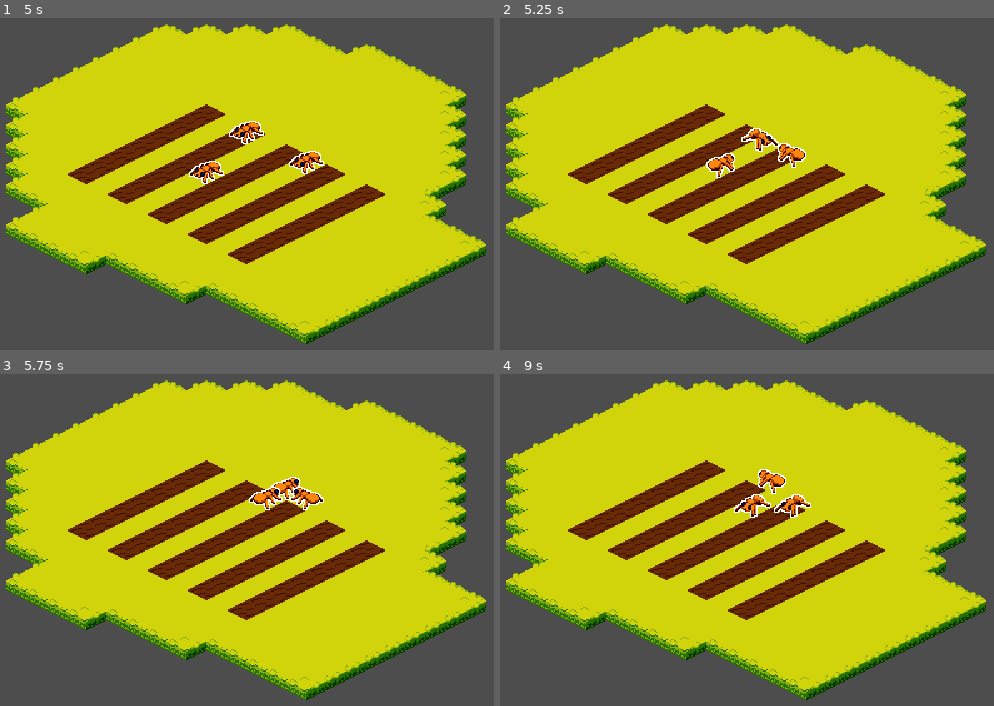
Above: before the commit, frames 1-4 (two rows, left to right).
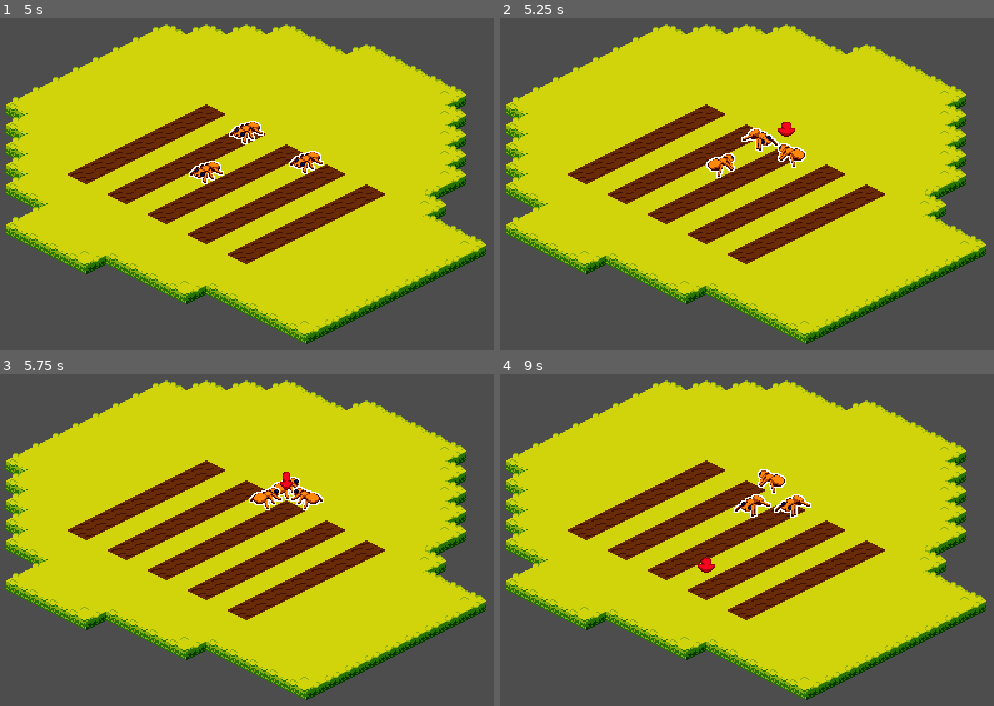
Above: after the commit, the same moments.

Repository: matthewkayin/critter-farm
Game: Godot game, scene res://world.tscn
The game is run twice, just before and just after one commit, with the same random seed, the same clock (stepped at 60 frames per second) and the same inputs.
Inputs (mouse positions are in pixels of both pictures, inside the frame that each line leads up to):
- Up to frame 1 (5 s): tap Enter at 0.5, 2, 3.5 s; move the mouse to (419, 110) at 0.52 s; right-click (419, 110) at 0.6 s; tap Space at 1.25, 2.75, 4.25 s; move the mouse to (83, 157) at 1.27 s; click (83, 157) at 1.35 s; right-click (83, 157) at 1.55 s; move the mouse to (326, 34) at 2.02 s; right-click (326, 34) at 2.1 s; move the mouse to (207, 223) at 2.77 s; right-click (207, 223) at 2.85 s; move the mouse to (484, 200) at 3.52 s; press the mouse at (484, 200) at 3.53 s; right-click (484, 200) at 3.8 s; move the mouse to (4, 67) at 4.27 s; release the mouse at (4, 67) at 4.28 s; right-click (4, 67) at 4.35 s
- Up to frame 2 (5.25 s): move the mouse to (786, 134) at 5.02 s; right-click (786, 134) at 5.1 s
- Up to frame 3 (5.75 s): no input
- Up to frame 4 (9 s): move the mouse to (628, 377) at 5.77 s; click (628, 377) at 5.85 s; right-click (628, 377) at 6.05 s; move the mouse to (919, 466) at 6.52 s; right-click (919, 466) at 6.6 s; move the mouse to (583, 513) at 7.27 s; right-click (583, 513) at 7.35 s; move the mouse to (826, 390) at 8.02 s; press the mouse at (826, 390) at 8.03 s; right-click (826, 390) at 8.3 s; move the mouse to (707, 579) at 8.77 s; release the mouse at (707, 579) at 8.78 s; right-click (707, 579) at 8.85 s

Frame 1 is identical in both runs. In frame 2, 0.1% of the frame differs, in the area x 56-60%, y 31-36%; in frame 3, less than 0.1%; in frame 4, 0.1%.

Commit message:
add movement arrow
Signed-off-by: Matthew Madden <matthewkayin@gmail.com>

Diff:
--- a/units/ant.gd
+++ b/units/ant.gd
@@ -1,6 +1,7 @@
 extends Node2D
 
 @onready var sprite = $sprite
+@onready var move_timeout_timer = $move_timeout_timer
 @onready var tilemap = get_node("../tilemap")
 
 enum SpriteAnimation {
@@ -14,6 +15,7 @@
 }
 
 const SPEED = 100.0
+const MOVE_TIMEOUT = 1.0
 
 var direction: Vector2 = Vector2.DOWN
 var sprite_animation = SpriteAnimation.IDLE
@@ -30,6 +32,11 @@
     target_cell = current_cell
     target_position = tilemap.map_to_local(target_cell)
     tilemap.astar_set_point_disabled(current_cell, true)
+
+    move_timeout_timer.timeout.connect(_on_move_timeout)
+
+func has_goal():
+    return is_moving or path.size() > 0
 
 func get_rect() -> Rect2:
     return Rect2(position - Vector2(11.5, 8.5), Vector2(26, 17))
@@ -75,9 +82,17 @@
     direction = current_cell.direction_to(path[0])
     if tilemap.astar_is_point_disabled(path[0]):
         is_moving = false
+        if move_timeout_timer.is_stopped():
+            move_timeout_timer.start(MOVE_TIMEOUT)
         return
+    move_timeout_timer.stop()
     target_cell = path[0]
     path.remove_at(0)
     target_position = tilemap.map_to_local(target_cell)
     tilemap.astar_set_point_disabled(target_cell, true)
     is_moving = true
+
+func _on_move_timeout():
+    # Possible TODO, have unit re-pathfind under certain conditions
+    path.clear()
+    is_moving = false
--- a/units/ant.tscn
+++ b/units/ant.tscn
@@ -111,3 +111,6 @@
 material = SubResource("ShaderMaterial_uo60a")
 sprite_frames = SubResource("SpriteFrames_pmxu8")
 animation = &"idle_front"
+
+[node name="move_timeout_timer" type="Timer" parent="."]
+one_shot = true
--- /dev/null
+++ b/units/move_arrow.gd
@@ -0,0 +1,21 @@
+extends AnimatedSprite2D
+
+@onready var tilemap = get_node("../tilemap")
+
+const MAX_PLAYS = 3
+var play_count = 0
+
+func _ready():
+    arrow_hide()
+
+func arrow_hide():
+    stop()
+    frame = 0
+    visible = false
+
+func arrow_point(cell: Vector2i):
+    arrow_hide()
+    position = tilemap.map_to_local(cell)
+    visible = true
+    play_count = 0
+    play()
--- a/world.gd
+++ b/world.gd
@@ -2,6 +2,7 @@
 
 @onready var select_rect = $select_rect
 @onready var tilemap = $tilemap
+@onready var move_arrow = $move_arrow
 
 func _ready():
     pass
@@ -19,3 +20,14 @@
                 if not unit.is_selected:
                     continue
                 unit.path_to(target_cell)
+                move_arrow.arrow_point(target_cell)
+
+    if move_arrow.visible:
+        var should_hide_arrow = true
+        for unit in get_tree().get_nodes_in_group("units"):
+            if not unit.is_selected:
+                continue
+            if unit.has_goal():
+                should_hide_arrow = false
+        if should_hide_arrow:
+            move_arrow.hide()
--- a/world.tscn
+++ b/world.tscn
@@ -6,6 +6,8 @@
 [ext_resource type="Script" path="res://camera.gd" id="2_217jn"]
 [ext_resource type="Script" path="res://select_rect.gd" id="2_dc58q"]
 [ext_resource type="PackedScene" uid="uid://bfiwb35evfer5" path="res://units/ant.tscn" id="4_qptlh"]
+[ext_resource type="Texture2D" uid="uid://sn8dm5dugstq" path="res://units/move_arrow.png" id="7_vfqsw"]
+[ext_resource type="Script" path="res://units/move_arrow.gd" id="8_8r7ts"]
 
 [sub_resource type="TileSetAtlasSource" id="TileSetAtlasSource_hfb6l"]
 texture = ExtResource("1_kxtnu")
@@ -351,6 +353,49 @@
 custom_data_layer_2/type = 1
 sources/1 = SubResource("TileSetAtlasSource_hfb6l")
 
+[sub_resource type="AtlasTexture" id="AtlasTexture_lid52"]
+atlas = ExtResource("7_vfqsw")
+region = Rect2(0, 0, 32, 32)
+
+[sub_resource type="AtlasTexture" id="AtlasTexture_qvvgv"]
+atlas = ExtResource("7_vfqsw")
+region = Rect2(32, 0, 32, 32)
+
+[sub_resource type="AtlasTexture" id="AtlasTexture_6blog"]
+atlas = ExtResource("7_vfqsw")
+region = Rect2(64, 0, 32, 32)
+
+[sub_resource type="AtlasTexture" id="AtlasTexture_rra2a"]
+atlas = ExtResource("7_vfqsw")
+region = Rect2(96, 0, 32, 32)
+
+[sub_resource type="AtlasTexture" id="AtlasTexture_0trco"]
+atlas = ExtResource("7_vfqsw")
+region = Rect2(128, 0, 32, 32)
+
+[sub_resource type="SpriteFrames" id="SpriteFrames_ach0t"]
+animations = [{
+"frames": [{
+"duration": 1.0,
+"texture": SubResource("AtlasTexture_lid52")
+}, {
+"duration": 1.0,
+"texture": SubResource("AtlasTexture_qvvgv")
+}, {
+"duration": 1.0,
+"texture": SubResource("AtlasTexture_6blog")
+}, {
+"duration": 1.0,
+"texture": SubResource("AtlasTexture_rra2a")
+}, {
+"duration": 1.0,
+"texture": SubResource("AtlasTexture_0trco")
+}],
+"loop": true,
+"name": &"default",
+"speed": 9.0
+}]
+
 [node name="world" type="Node2D"]
 texture_filter = 1
 script = ExtResource("1_0e2sw")
@@ -386,3 +431,9 @@
 
 [node name="select_rect" type="Node2D" parent="."]
 script = ExtResource("2_dc58q")
+
+[node name="move_arrow" type="AnimatedSprite2D" parent="."]
+sprite_frames = SubResource("SpriteFrames_ach0t")
+frame = 4
+frame_progress = 0.843738
+script = ExtResource("8_8r7ts")
Binary file changed: tiles.png
Binary file added: units/move_arrow.png
Not shown, added: units/move_arrow.png.import
Not shown: 1 places in world.tscn that only renumber resources
